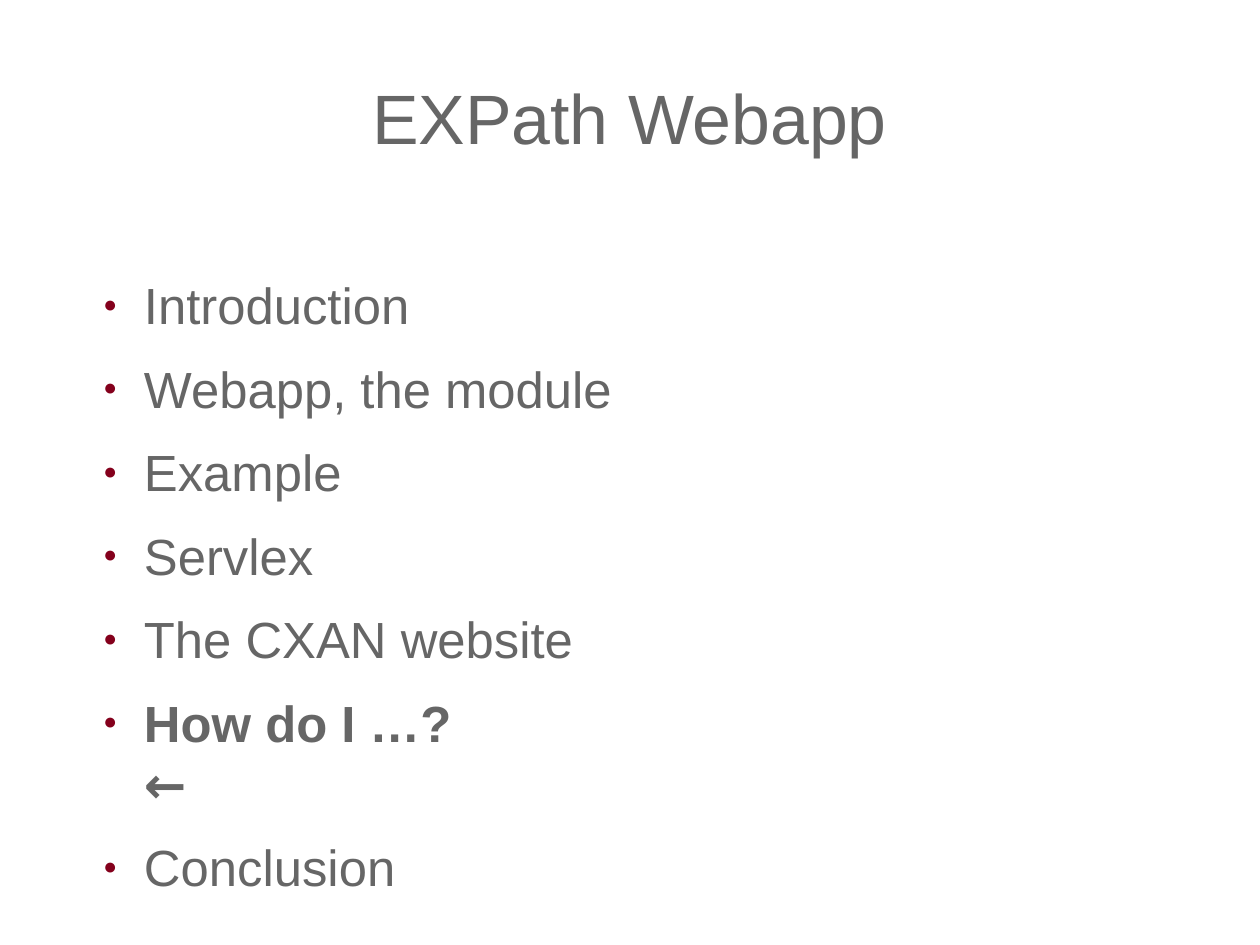
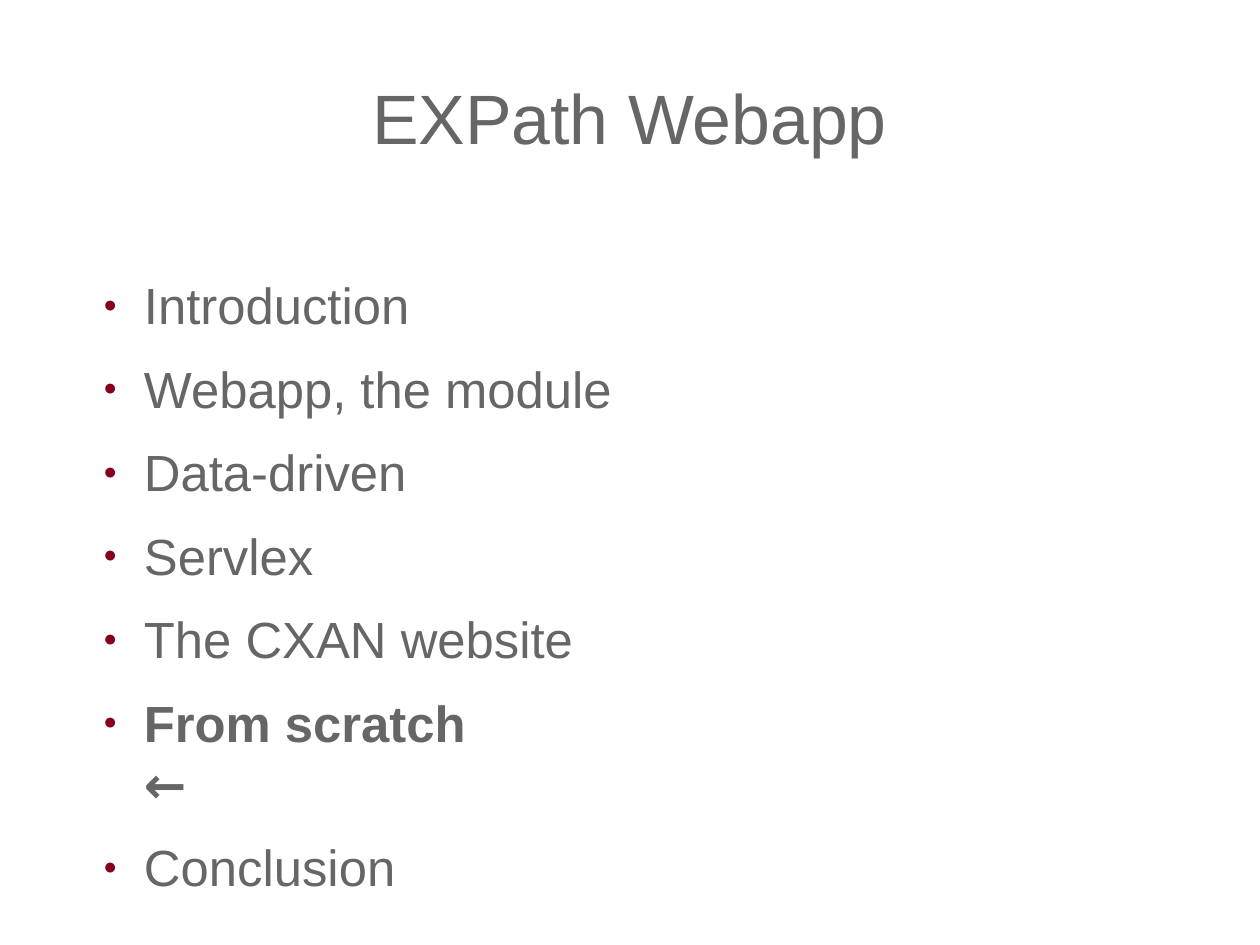
Before and after one commit to expath/expath-www, a slide deck: slide 22 of misc/2011-prague/presentation/fgeorges-servlex.odp (slide 28 before the commit). Drawn at 1260x945 pixels with LibreOffice and Linux fonts; fonts in the diff are those of the drawing; background and template pictures are left out. Boxes give left, top, right and bottom in pixels: in the first picture for what was removed or moved away, otherwise in the second. Text is boxed around its words. In the diff, an @@ line names an element or a change of style, - is before the commit and + after.

```diff
--- a/misc/2011-prague/presentation/fgeorges-servlex.odp
+++ b/misc/2011-prague/presentation/fgeorges-servlex.odp
@@ text at <box>144,454,406,492</box>: text changed @@
-● Example
+● Data-driven
@@ text at <box>144,705,466,743</box>: text changed @@
-● How do I …? ←
+● From scratch ←
```
Also in this commit, not shown: 7 other slides changed, 6 slides added, 16 slides removed, 2 other files.
